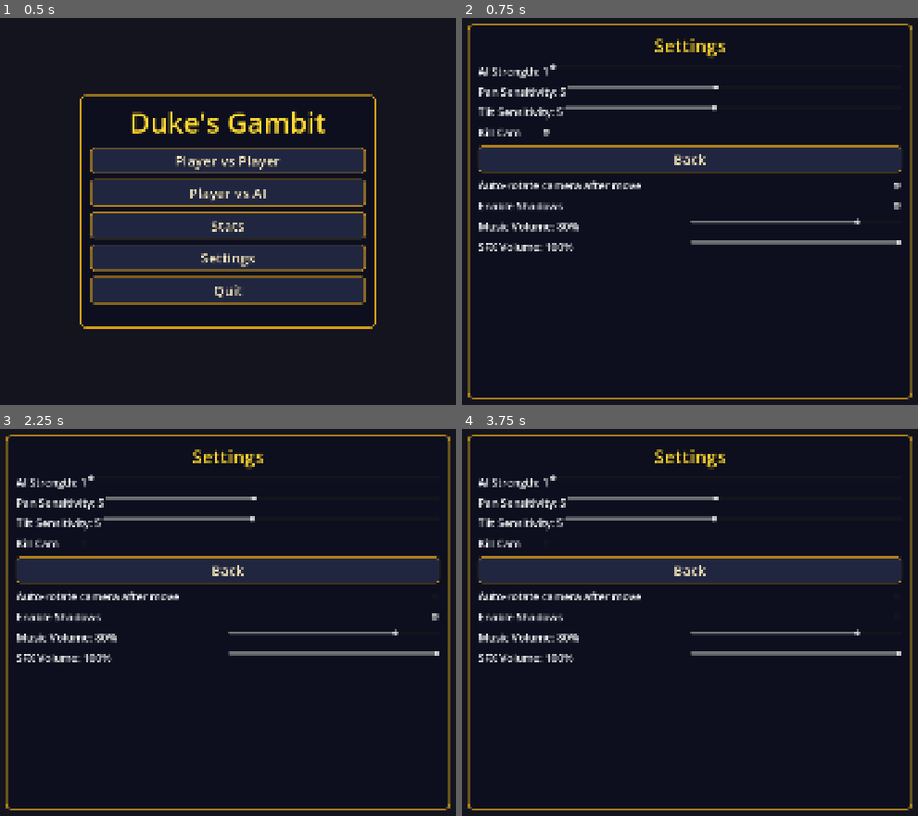
Above: before the commit, frames 1-4 (two rows, left to right).
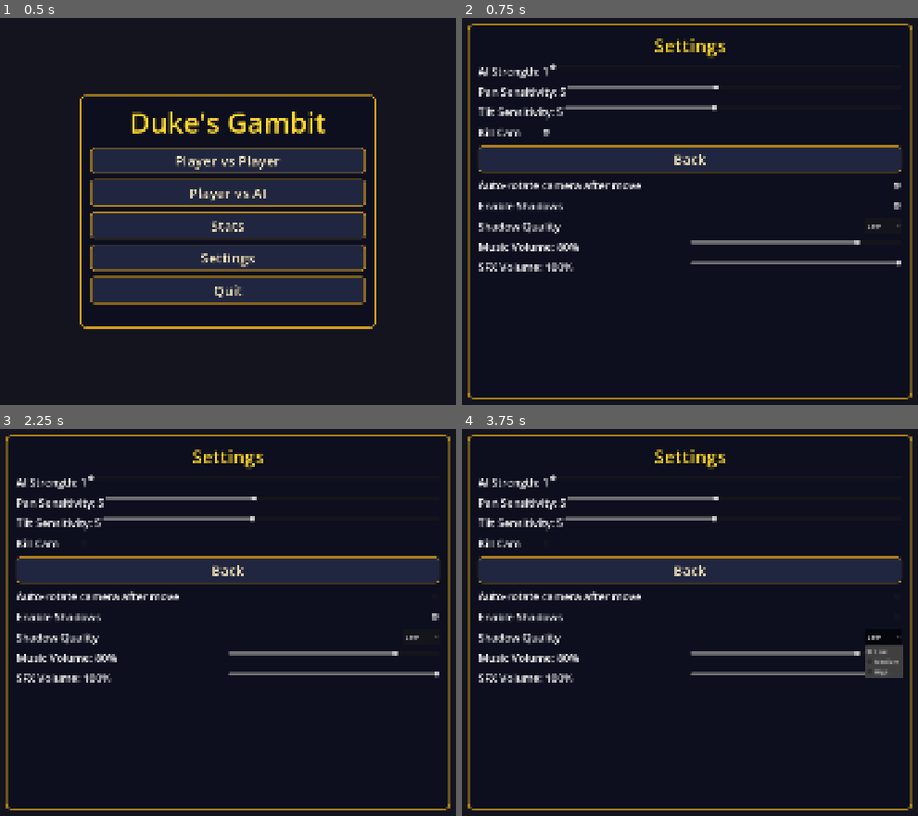
Above: after the commit, the same moments.

Repository: 0xMartin/Duke-s-Gambit
Game: Godot game, scene res://scenes/main_menu.tscn
The game is run twice, just before and just after one commit, with the same random seed, the same clock (stepped at 60 frames per second) and the same inputs. A sky picture missing from this copy of the repository is replaced by a grey-blue gradient.
Inputs (mouse positions are in pixels of both pictures, inside the frame that each line leads up to):
- Up to frame 1 (0.5 s): no input
- Up to frame 2 (0.75 s): click "Settings" at 0.5 s
- Up to frame 3 (2.25 s): click (82, 545) at 1.25 s; click (433, 595) at 2 s
- Up to frame 4 (3.75 s): click (895, 618) at 2.75 s; click (881, 637) at 3.5 s, where only the run after the commit has a clickable "Low"

Frame 1 is identical in both runs. In frame 2, 2.0% of the frame differs, in the area x 3-97%, y 51-66%; in frame 3, 2.0%; in frame 4, 2.5%.

Commit message:
Add shadow quality settings and UI options for enhanced graphics control

Diff:
--- a/scenes/game.tscn
+++ b/scenes/game.tscn
@@ -100,7 +100,7 @@
 
 [node name="DirectionalLight3D" type="DirectionalLight3D" parent="." unique_id=218313874]
 transform = Transform3D(0.707, -0.5, 0.5, 0, 0.707, 0.707, -0.707, -0.5, 0.5, 0, 8, 0)
-light_energy = 1.05
+light_energy = 0.6
 shadow_enabled = true
 
 [node name="UI" type="Control" parent="." unique_id=1898942881]
--- a/scripts/camera_config.gd
+++ b/scripts/camera_config.gd
@@ -12,6 +12,7 @@
 var kill_cam_enabled:       bool = true
 var face_player_after_move: bool = true
 var shadows_enabled:        bool = true
+var shadow_quality:         int  = 0  # 0=Low, 1=Medium, 2=High
 # 0–100 %; default: music slightly lower than SFX
 var music_volume: int = 80
 var sfx_volume:   int = 100
@@ -35,6 +36,7 @@
 		kill_cam_enabled       = cfg.get_value("camera", "kill_cam_enabled",       true)
 		face_player_after_move = cfg.get_value("camera", "face_player_after_move", true)
 		shadows_enabled        = cfg.get_value("camera", "shadows_enabled",        true)
+		shadow_quality         = cfg.get_value("camera", "shadow_quality",         0)
 		music_volume = cfg.get_value("audio",  "music_volume", 80)
 		sfx_volume   = cfg.get_value("audio",  "sfx_volume",   100)
 
@@ -46,6 +48,7 @@
 	cfg.set_value("camera", "kill_cam_enabled",       kill_cam_enabled)
 	cfg.set_value("camera", "face_player_after_move", face_player_after_move)
 	cfg.set_value("camera", "shadows_enabled",        shadows_enabled)
+	cfg.set_value("camera", "shadow_quality",         shadow_quality)
 	cfg.set_value("audio",  "music_volume", music_volume)
 	cfg.set_value("audio",  "sfx_volume",   sfx_volume)
 	cfg.save(CONFIG_PATH)
--- a/scripts/game_controller.gd
+++ b/scripts/game_controller.gd
@@ -101,7 +101,21 @@
 		return
 	var cam_cfg: Node = get_node_or_null("/root/CameraConfig")
 	var shadows_enabled: bool = bool(cam_cfg.get("shadows_enabled")) if cam_cfg else true
+	var shadow_quality: int = int(cam_cfg.get("shadow_quality")) if cam_cfg else 0
 	_sun.shadow_enabled = shadows_enabled
+	if not shadows_enabled:
+		return
+
+	match clampi(shadow_quality, 0, 2):
+		0: # Low
+			_sun.directional_shadow_mode = 0
+			_sun.directional_shadow_max_distance = 40.0
+		1: # Medium
+			_sun.directional_shadow_mode = 1
+			_sun.directional_shadow_max_distance = 65.0
+		2: # High
+			_sun.directional_shadow_mode = 2
+			_sun.directional_shadow_max_distance = 95.0
 
 ## Called from MainMenu before adding this node to the scene tree.
 func setup(p1_name: String, p2_name: String,
--- a/scripts/ui/main_menu.gd
+++ b/scripts/ui/main_menu.gd
@@ -32,6 +32,7 @@
 var _stats_vbox:        VBoxContainer = null
 var _face_player_check: CheckBox      = null
 var _shadows_check:     CheckBox      = null
+var _shadow_quality_opt: OptionButton = null
 var _music_vol_slider:  HSlider       = null
 var _music_vol_label:   Label         = null
 var _sfx_vol_slider:    HSlider       = null
@@ -175,6 +176,9 @@
 			_face_player_check.button_pressed = cam_cfg.get("face_player_after_move") != false
 		if _shadows_check:
 			_shadows_check.button_pressed = cam_cfg.get("shadows_enabled") != false
+		if _shadow_quality_opt:
+			var q: int = int(cam_cfg.get("shadow_quality"))
+			_shadow_quality_opt.select(clampi(q, 0, 2))
 		# Populate volume sliders without triggering callbacks
 		var mv: int = int(cam_cfg.get("music_volume"))
 		var sv: int = int(cam_cfg.get("sfx_volume"))
@@ -242,6 +246,24 @@
 	vbox.add_child(sh_row)
 	_shadows_check.toggled.connect(_on_shadows_toggled)
 
+	var q_row := HBoxContainer.new()
+	q_row.name = "ShadowQualityRow"
+	var q_lbl := Label.new()
+	q_lbl.text = "Shadow Quality"
+	q_lbl.add_theme_font_size_override("font_size", 28)
+	q_lbl.size_flags_horizontal = Control.SIZE_EXPAND_FILL
+	_shadow_quality_opt = OptionButton.new()
+	_shadow_quality_opt.name = "ShadowQualityOption"
+	_shadow_quality_opt.add_item("Low", 0)
+	_shadow_quality_opt.add_item("Medium", 1)
+	_shadow_quality_opt.add_item("High", 2)
+	var init_q: int = int(cam_cfg.get("shadow_quality")) if cam_cfg else 0
+	_shadow_quality_opt.select(clampi(init_q, 0, 2))
+	q_row.add_child(q_lbl)
+	q_row.add_child(_shadow_quality_opt)
+	vbox.add_child(q_row)
+	_shadow_quality_opt.item_selected.connect(_on_shadow_quality_selected)
+
 	# ── Music Volume ─────────────────────────────────────────────────────
 	cam_cfg = get_node_or_null("/root/CameraConfig")
 	var init_mv: int = int(cam_cfg.get("music_volume")) if cam_cfg else 80
@@ -296,6 +318,12 @@
 	var cam_cfg: Node = get_node_or_null("/root/CameraConfig")
 	if cam_cfg:
 		cam_cfg.set("shadows_enabled", pressed)
+		cam_cfg.save_config()
+
+func _on_shadow_quality_selected(index: int) -> void:
+	var cam_cfg: Node = get_node_or_null("/root/CameraConfig")
+	if cam_cfg:
+		cam_cfg.set("shadow_quality", clampi(index, 0, 2))
 		cam_cfg.save_config()
 
 func _on_music_vol_changed(value: float) -> void:
